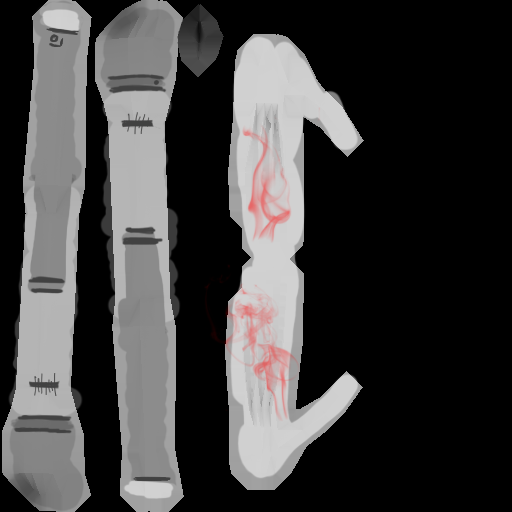
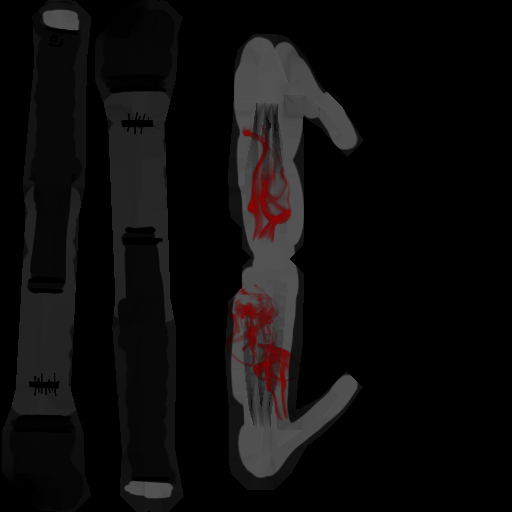
Revision of a layered 512px x 512px image; what changed, layer by layer:
removed layer "Calque 2" over <box>8,0,359,512</box>
painted on "Arrière-plan" over <box>2,0,364,512</box>
